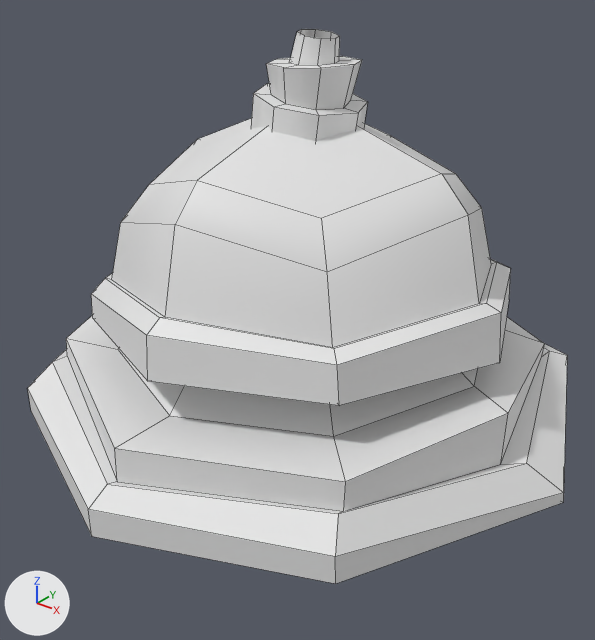
Renders of the FBX model MGSC/Assets/Art/Props/Game Play Props/SM_Bell_01.fbx from each side of a commit.
Both versions are drawn from a 50 mm lens placed at (0.199, -0.259, 0.195), pointed at (0.004, -0.015, 0.044). Arrows for +X, +Y and +Z are at lower left; the lights stay in place. The first picture is the older version. Mesh edges are drawn as thin lines. Materials are left out; every surface is plain grey. Where no turn or scale is listed for an object, it has been applied to the vertices.

Names of what the first picture shows: 'SM_Bell_01'.
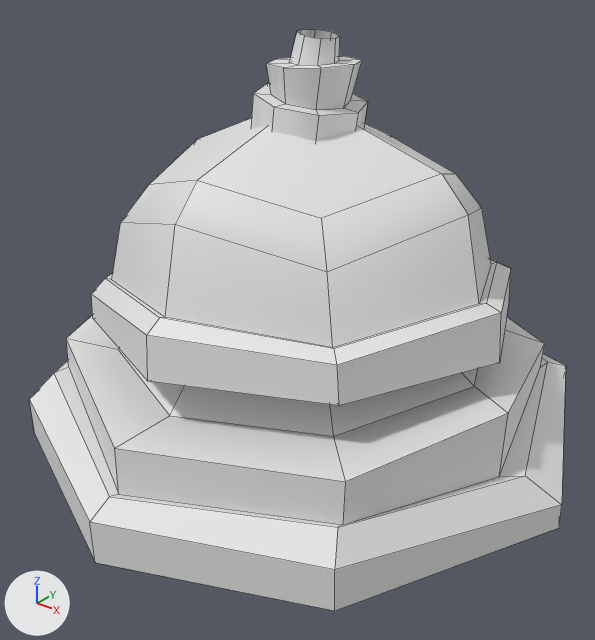
The newer file is also turned or shifted as a whole; pictures and numbers use the older file's frame.

Pixel boxes [x1, y1, x2, y2] of what changed, in the pictures (595 x 640 px; the box of a moved part takes in the faces that stretch with it):
'SM_Bell_01', reshaped: before [28, 29, 567, 584]; after [29, 29, 566, 611]
part 1 of me_mesh, moved or reshaped: before [28, 390, 92, 536]; after [29, 400, 95, 560]
part 2 of me_mesh, moved or reshaped: before [88, 493, 564, 584]; after [90, 505, 562, 611]
part 3 of me_mesh, moved or reshaped: before [28, 340, 117, 509]; after [29, 340, 119, 521]
part 4 of me_mesh, moved or reshaped: before [89, 413, 564, 556]; after [90, 413, 562, 570]
part 5 of me_mesh, moved or reshaped: before [501, 344, 567, 492]; after [499, 344, 566, 504]

The change, as a list of edits to the scene's bpy script:
```text
Change me_mesh:
    used by ob_sm_bell_01; location = (0.0, 0.0, 0.0)
    remove me_mesh.from_pydata(...)  # 163 vertices, 148 faces; spans x -0.122..0.122, y -0.125..0.125, z 0.0..0.159
    add me_mesh.from_pydata(...)  # 163 vertices, 148 faces; spans x -0.122..0.122, y -0.125..0.125, z -0.012..0.159
    me_mesh part 1: all 4 vertices in x -0.122..0.0, y -0.125..-0.003, z 0.0..0.005 are moved by (0.0, 0.0, -0.012)
    me_mesh part 2: all 2 vertices in x 0.081..0.122, y -0.09..-0.003, z 0.0 are moved by (0.0, 0.0, -0.012)
    me_mesh part 3: all 9 vertices in x -0.122..0.0, y -0.125..-0.003, z 0.012..0.023 are moved by (0.0, 0.0, -0.006)
    me_mesh part 4: all 6 vertices in x 0.076..0.122, y -0.09..-0.003, z 0.004..0.022 are moved by (0.0, 0.0, -0.006)
    me_mesh part 5: all 3 vertices in x 0.081..0.086, y 0.066..0.083, z 0.014..0.019 are moved by (0.0, 0.0, -0.006)
    other edits to the shape of me_mesh do not show in these pictures
```
